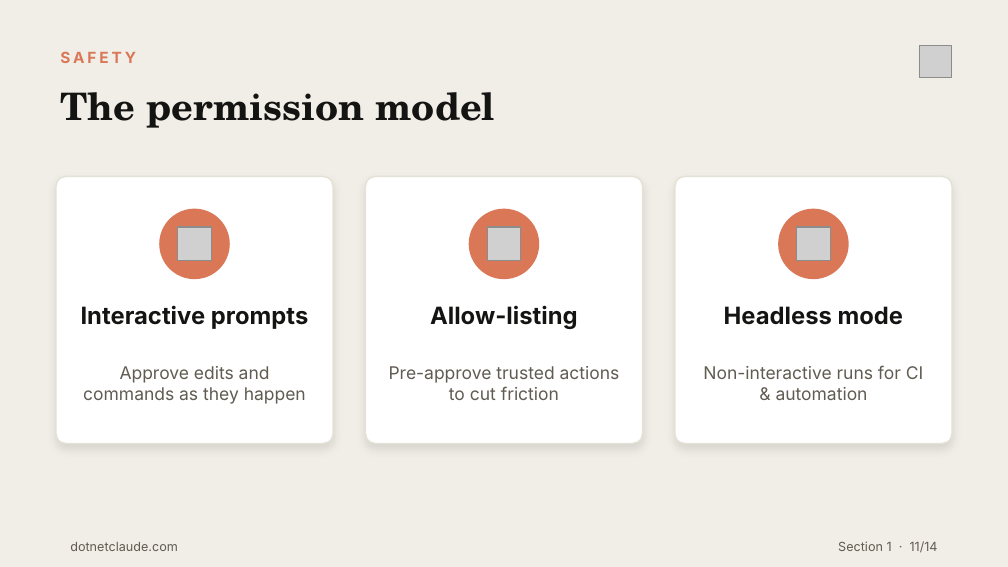
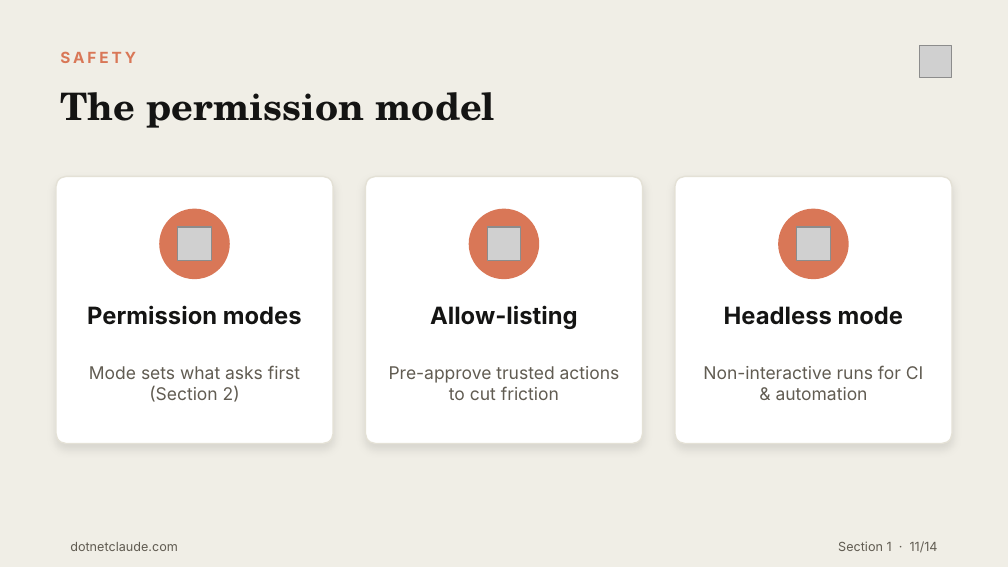
Before and after one commit to cwoodruff/dotnet-claude-workshop-content, a slide deck: slide 11 of decks/Day 1/Section1-Foundations-Claude-Code-CLI.pptx. Drawn at 1008x567 pixels with LibreOffice and Linux fonts; fonts in the diff are those of the drawing; grey boxes stand for pictures. Boxes give left, top, right and bottom in pixels: in the first picture for what was removed or moved away, otherwise in the second. Text is boxed around its words. In the diff, an @@ line names an element or a change of style, - is before the commit and + after.

```diff
--- a/decks/Day 1/Section1-Foundations-Claude-Code-CLI.pptx
+++ b/decks/Day 1/Section1-Foundations-Claude-Code-CLI.pptx
@@ text at bbox=[87, 305, 302, 325]: text changed @@
-Interactive prompts
+Permission modes
@@ text at bbox=[89, 365, 300, 402]: text changed @@
-Approve edits and commands as they happen
+Mode sets what asks first (Section 2)
```
Also in this commit, not shown: 1 other slide changed, 53 other files.
